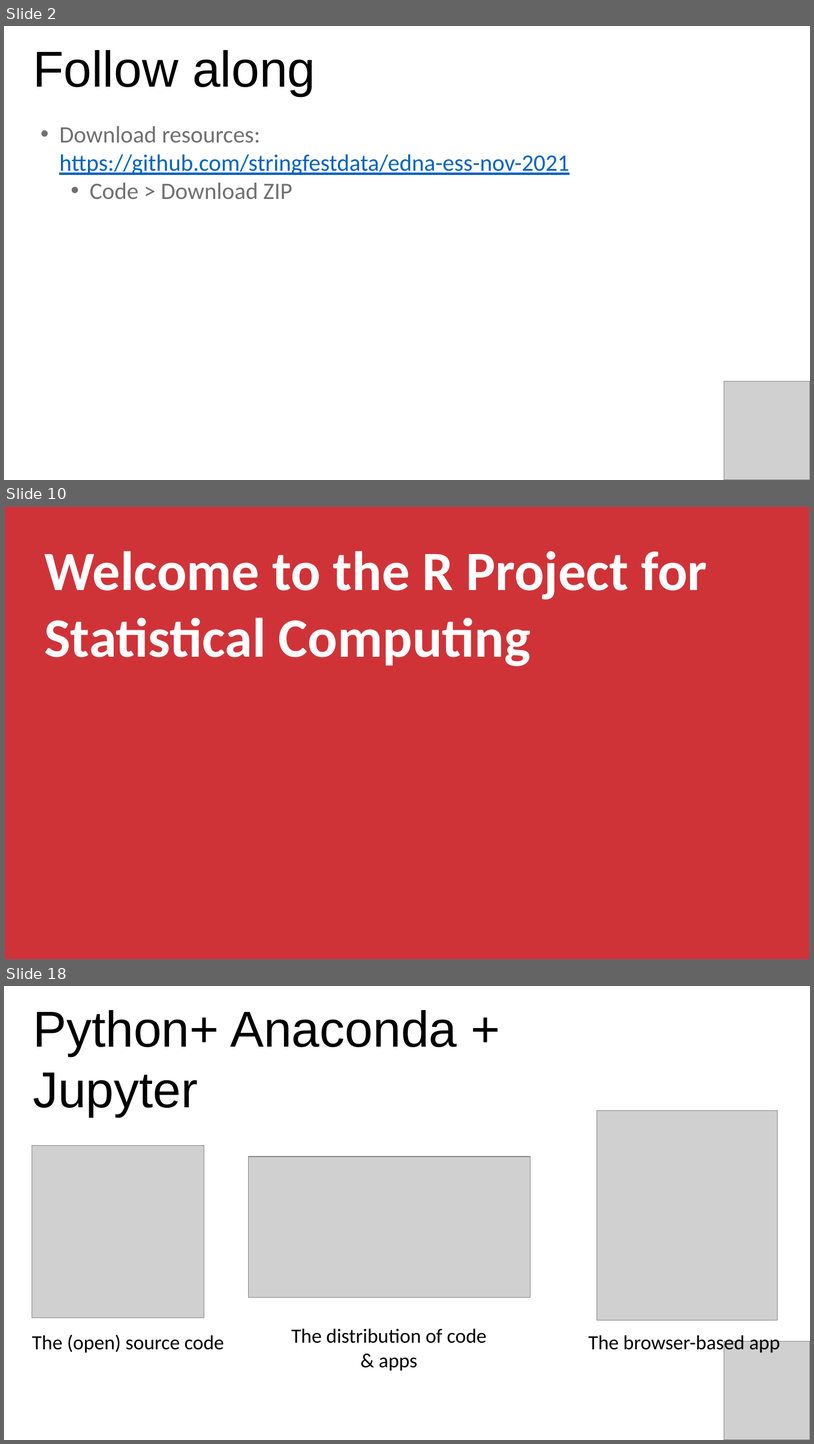
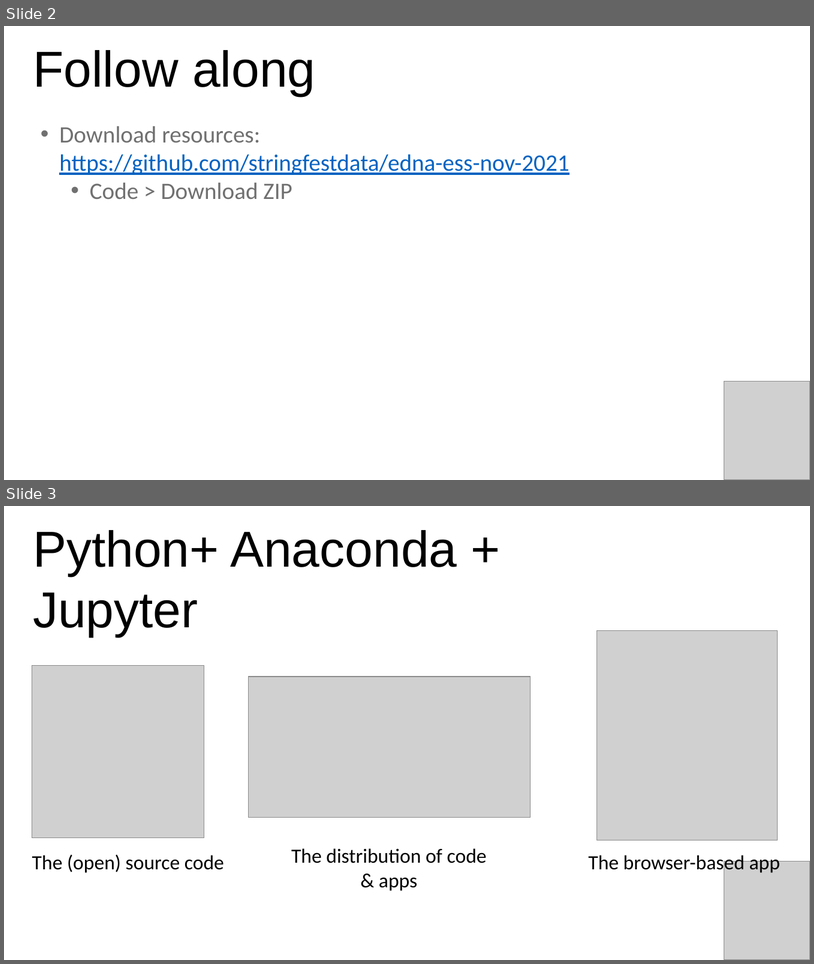
Before and after one commit to stringfestdata/edna-ess-nov-2021, a slide deck: python-for-excel-ess.pptx. Shown one above the other, each under a label of ours: slides 2, 10 and 18 before the commit, slides 2 and 3 after it; the slides between them are not shown. The pictures are 814x1444 and 814x964 pixels, drawn with LibreOffice and Linux fonts; fonts in the diff are those of the drawing; grey boxes stand for pictures. Boxes give left, top, right and bottom in pixels: in the first picture for what was removed or moved away, otherwise in the second. Text is boxed around its words. In the diff, an @@ line names an element or a change of style, - is before the commit and + after.

```diff
--- a/python-for-excel-ess.pptx
+++ b/python-for-excel-ess.pptx
@@ slide 10 removed at [4,506,810,960], background #FFFFFF @@
@@ rectangle removed at [4,506,810,960] @@
@@ text removed at [44,551,707,666] @@
-Welcome to the R Project for Statistical Computing
@@ what was slide 18 is now slide 3 @@
```
Also in this commit, not shown: 1 slide added, 19 other slides removed.
